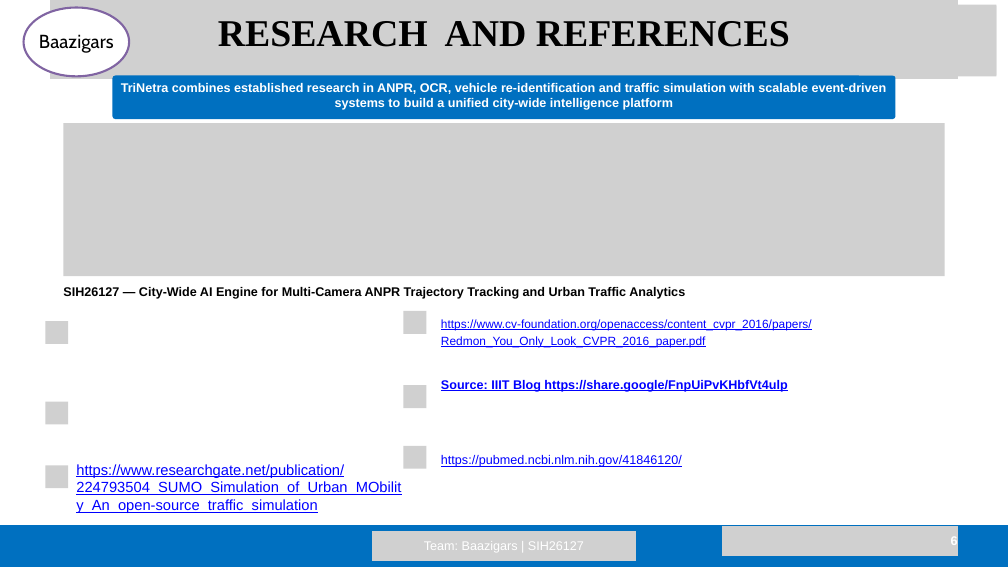
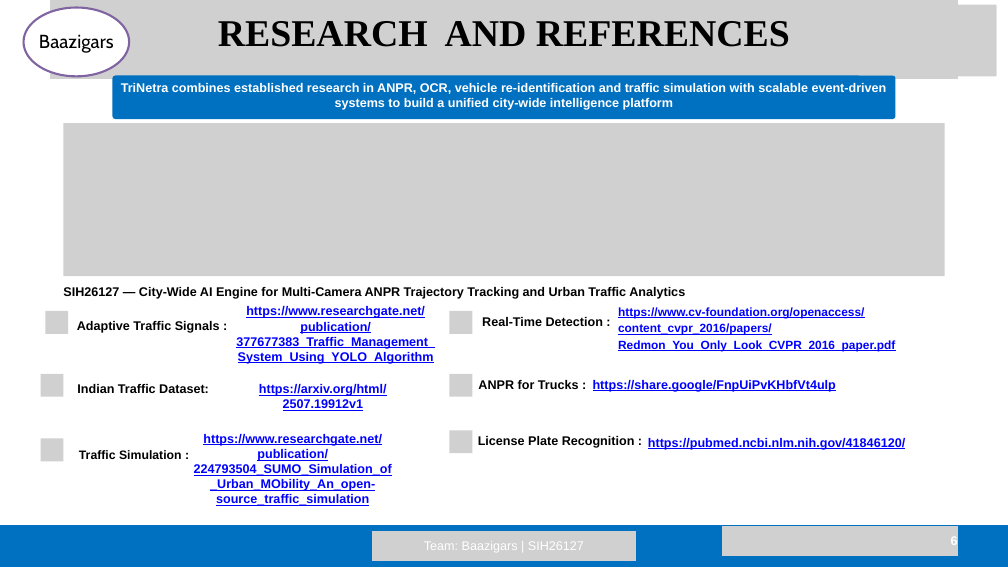
Before and after one commit to officialxerocodes-cloud/BAAZIGARS-SIH26127, a slide deck: slide 6 of presentation/BAAZIGARS_SIH2026_PRESENTATION.pptx. Drawn at 1008x567 pixels with LibreOffice and Linux fonts; fonts in the diff are those of the drawing; grey boxes stand for pictures. Boxes give left, top, right and bottom in pixels: in the first picture for what was removed or moved away, otherwise in the second. Text is boxed around its words. In the diff, an @@ line names an element or a change of style, - is before the commit and + after.

```diff
--- a/presentation/BAAZIGARS_SIH2026_PRESENTATION.pptx
+++ b/presentation/BAAZIGARS_SIH2026_PRESENTATION.pptx
@@ picture: place and size @@
-picture at bbox=[45, 321, 68, 344]
+picture at bbox=[45, 311, 68, 334]
@@ text added at bbox=[77, 321, 220, 333], 18 pt, text #000000, bold @@
+Adaptive Traffic Signals :
@@ text added at bbox=[236, 306, 435, 364], 18 pt, text #0000FF, bold, underline @@
+https://www.researchgate.net/publication/377677383_Traffic_Management_System_Using_YOLO_Algorithm
@@ picture removed at bbox=[404, 311, 426, 334] @@
@@ picture added at bbox=[450, 311, 472, 334] @@
@@ text added at bbox=[482, 317, 603, 326], 18 pt, text #000000, bold @@
+Real-Time Detection :
@@ text "https://www.cv-foundation.org/openaccess/content_cvpr_2016/p ...": place and size @@
-text "https://www.cv-foundation.org/openaccess/content_cvpr_2016/p ..." at bbox=[441, 319, 812, 347]
+text "https://www.cv-foundation.org/openaccess/content_cvpr_2016/p ..." at bbox=[618, 307, 895, 352]
@@ text "https://www.cv-foundation.org/openaccess/content_cvpr_2016/p ..." at bbox=[618, 307, 895, 352]: bold on @@
@@ picture added at bbox=[41, 374, 64, 397] @@
@@ text added at bbox=[77, 384, 209, 393], 18 pt, text #000000, bold @@
+Indian Traffic Dataset:
@@ text added at bbox=[259, 384, 387, 411], 18 pt, text #0000FF, bold, underline @@
+https://arxiv.org/html/2507.19912v1
@@ picture removed at bbox=[404, 385, 426, 408] @@
@@ picture added at bbox=[450, 374, 472, 397] @@
@@ text added at bbox=[478, 380, 579, 389], 18 pt, text #000000, bold @@
+ANPR for Trucks :
@@ text at bbox=[593, 380, 836, 392]: text changed @@
-Source: IIIT Blog https://share.google/FnpUiPvKHbfVt4ulp
+https://share.google/FnpUiPvKHbfVt4ulp
@@ picture removed at bbox=[45, 402, 68, 424] @@
@@ picture added at bbox=[41, 438, 64, 461] @@
@@ text "https://www.researchgate.net/publication/224793504_SUMO_Simu ...": place and size @@
-text "https://www.researchgate.net/publication/224793504_SUMO_Simu ..." at bbox=[76, 464, 401, 513]
+text "https://www.researchgate.net/publication/224793504_SUMO_Simu ..." at bbox=[194, 434, 392, 506]
@@ text "https://www.researchgate.net/publication/224793504_SUMO_Simu ..." at bbox=[194, 434, 392, 506]: size 21 to 18 pt, bold on; alignment left to centre; line spacing 25.2pt to 21.6pt @@
@@ picture removed at bbox=[404, 446, 426, 469] @@
@@ picture added at bbox=[450, 430, 472, 453] @@
@@ text added at bbox=[478, 436, 635, 448], 18 pt, text #000000, bold @@
+License Plate Recognition :
@@ text "https://pubmed.ncbi.nlm.nih.gov/41846120/" at bbox=[648, 438, 905, 450]: bold on @@
@@ text "https://pubmed.ncbi.nlm.nih.gov/41846120/": place and size @@
-text "https://pubmed.ncbi.nlm.nih.gov/41846120/" at bbox=[441, 455, 682, 467]
+text "https://pubmed.ncbi.nlm.nih.gov/41846120/" at bbox=[648, 438, 905, 450]
@@ picture removed at bbox=[45, 465, 68, 488] @@
@@ text added at bbox=[79, 450, 182, 459], 17.5 pt, text #000000, bold @@
+Traffic Simulation :
```
Also in this commit, not shown: 4 other slides changed.
